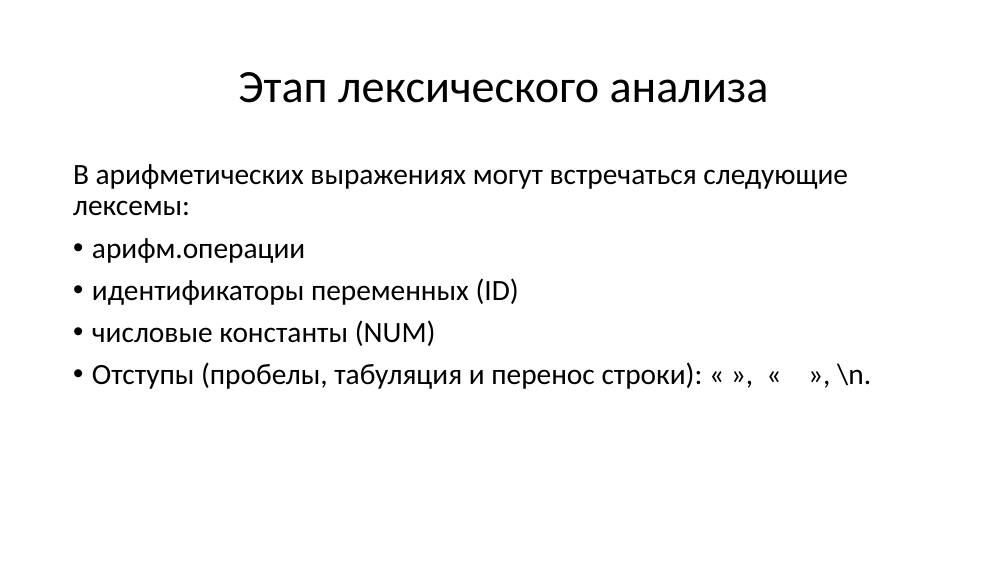
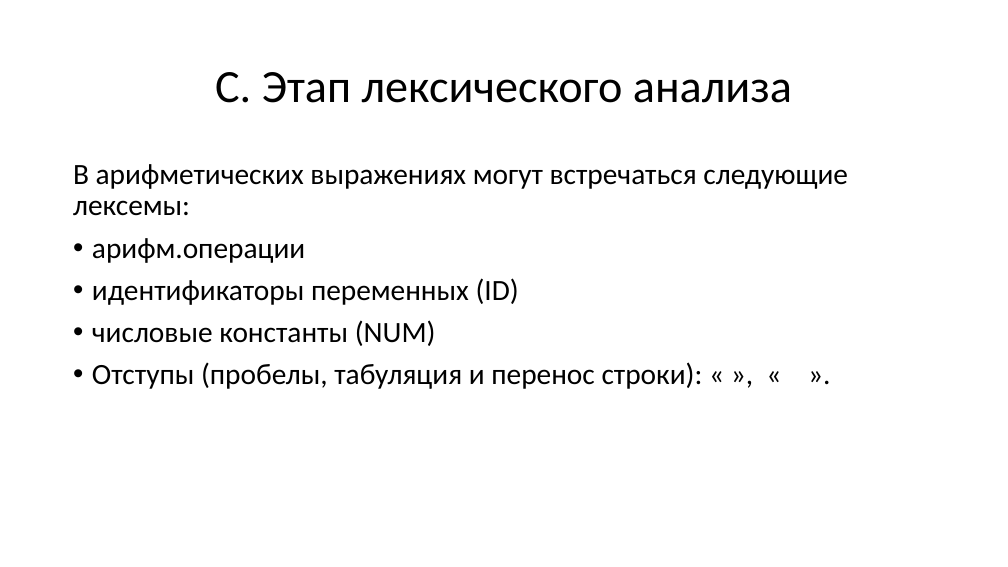
Before and after one commit to goddamnteam/korzun, a slide deck: slide 7 of task3.pptx. Drawn at 1008x567 pixels with LibreOffice and Linux fonts; fonts in the diff are those of the drawing. Boxes give left, top, right and bottom in pixels: in the first picture for what was removed or moved away, otherwise in the second. Text is boxed around its words. In the diff, an @@ line names an element or a change of style, - is before the commit and + after.

```diff
--- a/task3.pptx
+++ b/task3.pptx
@@ title at (215,72,792,103): text changed @@
-Этап лексического анализа
+C. Этап лексического анализа
@@ text at (92,362,703,389): text changed @@
-• Отступы (пробелы, табуляция и перенос строки): « », « », \n.
+• Отступы (пробелы, табуляция и перенос строки): « », « ».
```
Also in this commit, not shown: 14 other slides changed.
